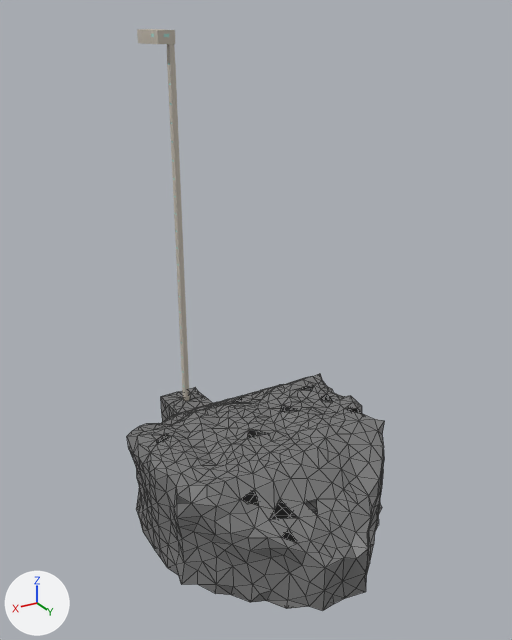
An edit to the glTF model glb/Shaft.glb, drawn before and after from the same camera.
One viewpoint serves both versions: a 50 mm camera at (109.6, 255.8, 12.7) aimed at (1.1, 75.1, -77.7). Lighting does not change. The marker at lower left points along +X, +Y and +Z. Mesh edges are drawn as thin lines on the coarser meshes. Where no turn or scale is listed for an object, it has been applied to the vertices.

The first picture shows 'Arena-col', 'Shaft-col'.
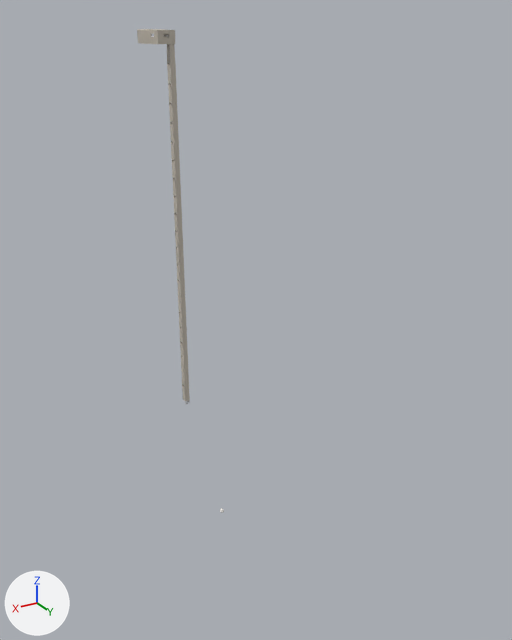
The change, as JSON lines over the scene's bpy script:
```json
{"op": "remove", "block": "ob_arena_col", "code": ["ob_arena_col = bpy.data.objects.new('Arena-col', me_cube_006)", "ob_arena_col.location = (3.0, 23.0, -141.0)"]}
```

Changed parts and their boxes [x1, y1, x2, y2] in the pictures (512 x 640 px):
```json
{"object": "Arena-col", "change": "deleted", "before": [127, 374, 385, 611]}
```
